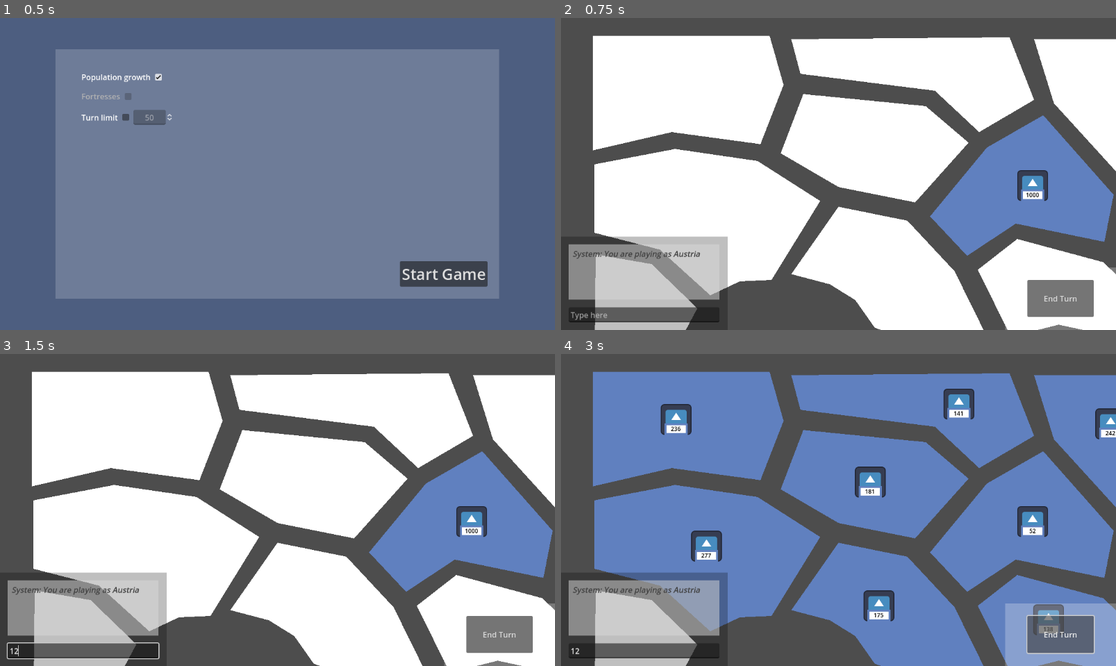
Above: before the commit, frames 1-4 (two rows, left to right).
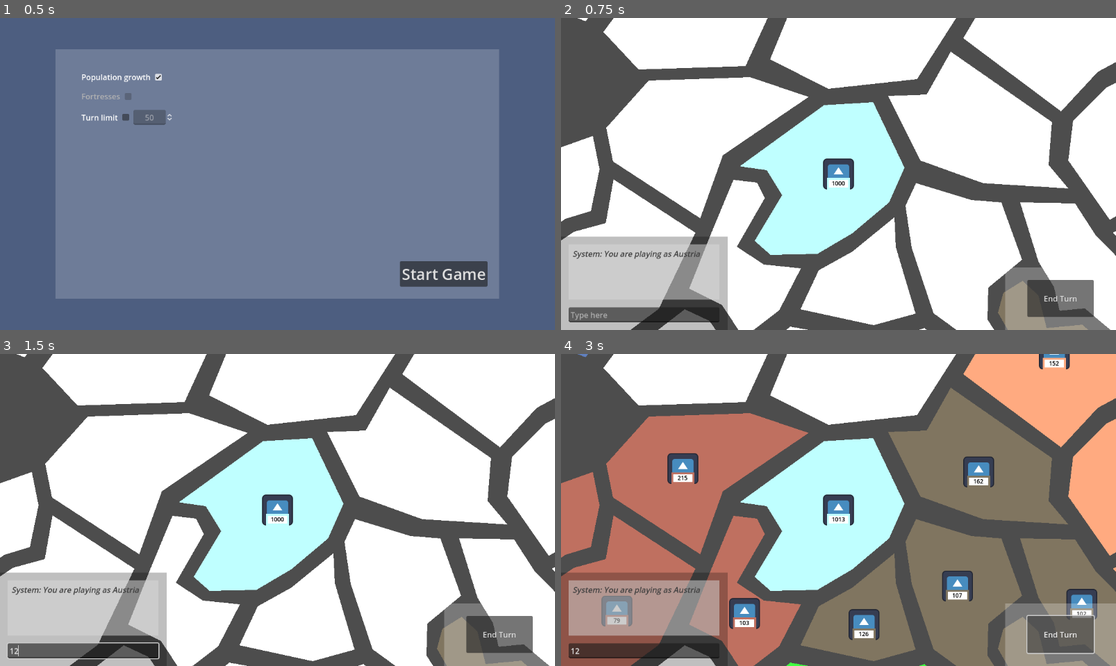
Above: after the commit, the same moments.

Repository: SamTheBlow/grand-strategy-game
Game: Godot game, scene res://scenes/main.tscn
The game is run twice, just before and just after one commit, with the same random seed, the same clock (stepped at 60 frames per second) and the same inputs. The engine's default icon, where the game draws it, is replaced by a stand-in: a white triangle on a blue panel in a dark square.
Inputs (mouse positions are in pixels of both pictures, inside the frame that each line leads up to):
- Up to frame 1 (0.5 s): no input
- Up to frame 2 (0.75 s): click "Start Game" at 0.5 s
- Up to frame 3 (1.5 s): click (83, 650) at 1.27 s; type "12" at 1.35 s
- Up to frame 4 (3 s): click "End Turn" at 2 s; click "End Turn" at 2.75 s

Frame 1 is identical in both runs. In frame 2, 56% of the frame differs, in the area x 0-100%, y 0-100%; in frame 3, 56%; in frame 4, 90%.

Commit message:
The camera now starts at the player's starting province

Diff:
--- a/GrandStrategyGame/scripts/game.gd
+++ b/GrandStrategyGame/scripts/game.gd
@@ -135,6 +135,7 @@
 
 func load_game_state(game_state: GameState, your_id: int) -> void:
 	_game_state = game_state
+	_your_id = your_id
 
 	# TODO bad code, shouldn't be here
 	var camera := $Camera as Camera2D
@@ -143,6 +144,20 @@
 	camera.limit_right = _game_state.world.limits.limit_right()
 	camera.limit_bottom = _game_state.world.limits.limit_bottom()
 
+	# TODO this shouldn't be here either
+	# Find the province to move the camera to and move the camera there
+	var playing_country: Country = _game_state.players.player_from_id(your_id).playing_country
+	var target_province: Province
+	for province in _game_state.world.provinces.get_provinces():
+		if (
+				province.has_owner_country()
+				and province.owner_country() == playing_country
+		):
+			target_province = province
+			break
+	if target_province:
+		camera.position = target_province.armies.position_army_host
+
 	_game_state.connect_to_provinces(_on_province_selected)
 	_game_state.game_over.connect(_on_game_over)
 	_simulation = game_state.copy()
@@ -151,8 +166,6 @@
 	_simulation.connect_to_provinces(_on_province_selected)
 
 	$WorldLayer.add_child(_simulation)
-
-	_your_id = your_id
 
 
 func deselect_province() -> void:
